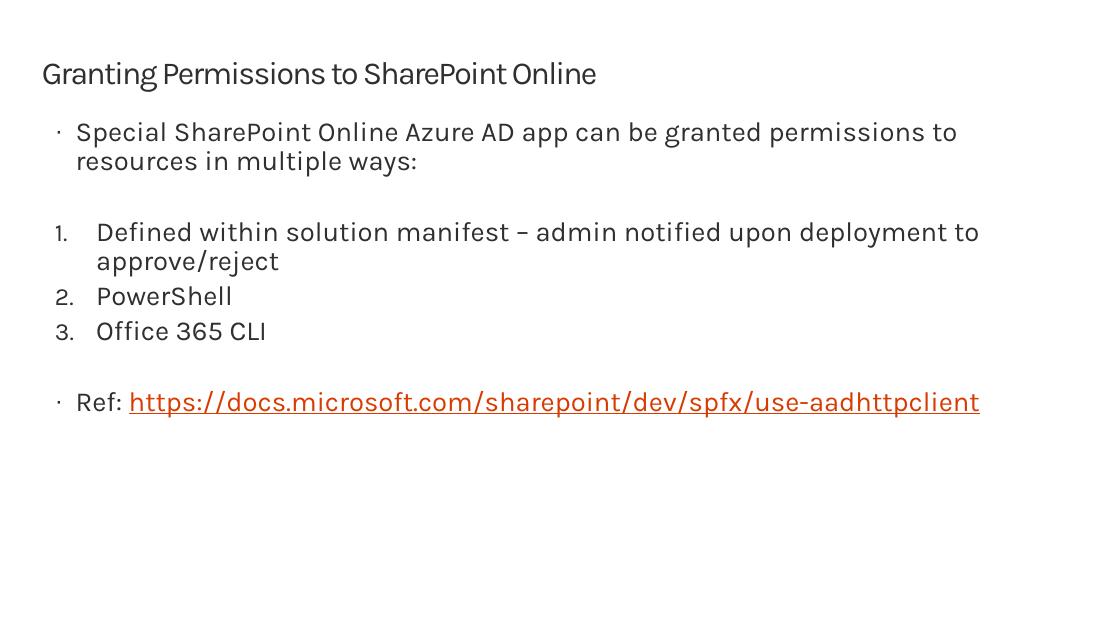
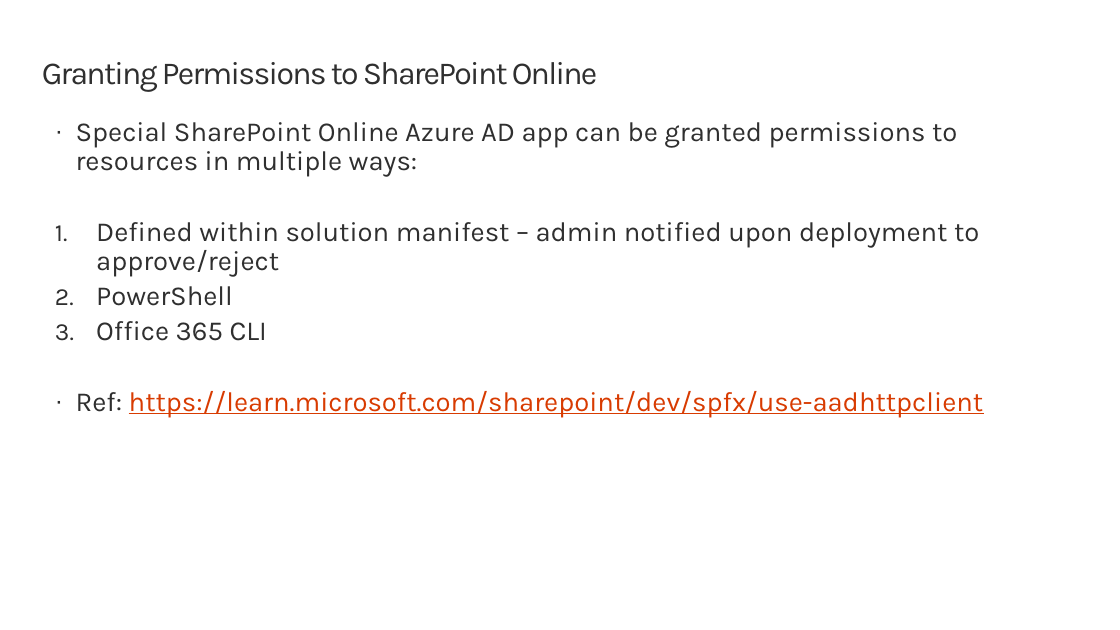
Before and after one commit to SharePoint/sp-dev-training-spfx-graph-3rdpartyapis, a slide deck: slide 6 of 02 aadhttpclient.pptx. Drawn at 1120x630 pixels with LibreOffice and Linux fonts; fonts in the diff are those of the drawing; background and template pictures are left out. Boxes give left, top, right and bottom in pixels: in the first picture for what was removed or moved away, otherwise in the second. Text is boxed around its words. In the diff, an @@ line names an element or a change of style, - is before the commit and + after.

```diff
--- a/02 aadhttpclient.pptx
+++ b/02 aadhttpclient.pptx
@@ text at (76,391,984,418): text changed @@
-· Ref: https://docs.microsoft.com/sharepoint/dev/spfx/use-aadhttpclient
+· Ref: https://learn.microsoft.com/sharepoint/dev/spfx/use-aadhttpclient
```
Also in this commit, not shown: 1 other slide changed, 26 other files.
